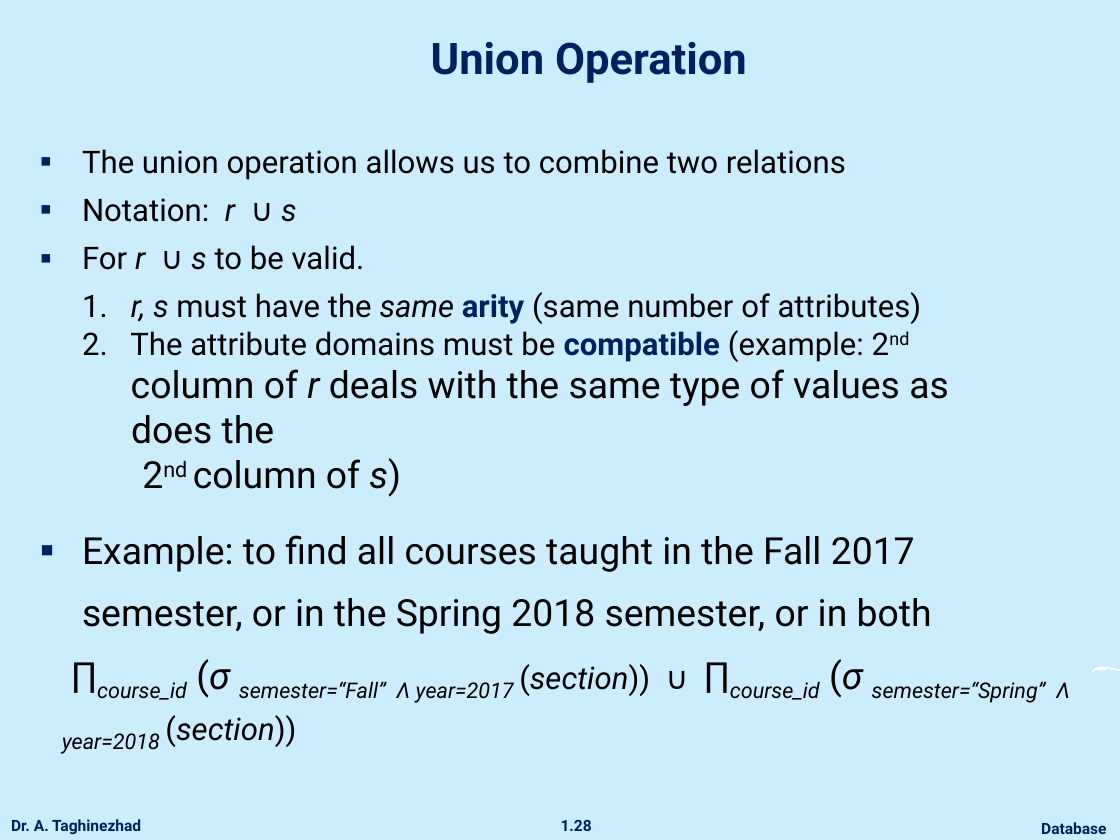
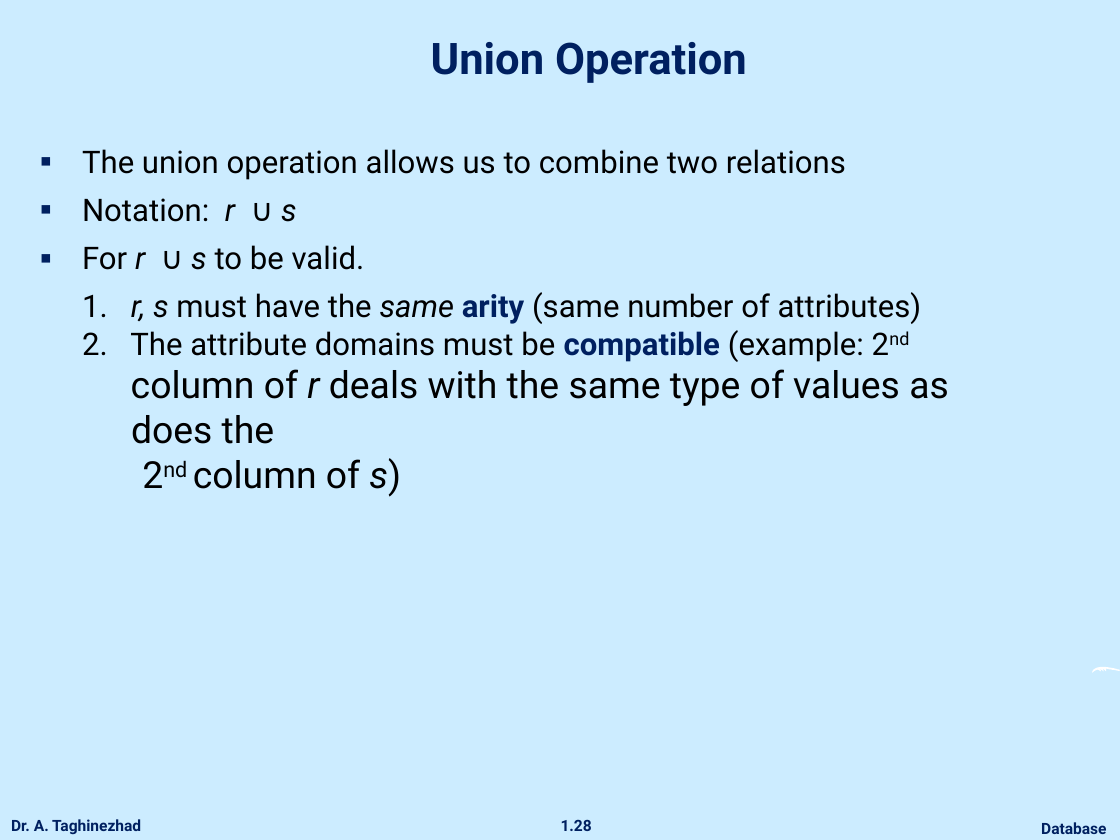
Before and after one commit to ataghinezhad/ataghinezhad.github.io, a slide deck: slide 28 of courses/downloads/temp/Database_Lec2.pptx. Drawn at 1120x840 pixels with LibreOffice and Linux fonts; fonts in the diff are those of the drawing; background and template pictures are left out. Boxes give left, top, right and bottom in pixels: in the first picture for what was removed or moved away, otherwise in the second. Text is boxed around its words. In the diff, an @@ line names an element or a change of style, - is before the commit and + after.

```diff
--- a/courses/downloads/temp/Database_Lec2.pptx
+++ b/courses/downloads/temp/Database_Lec2.pptx
@@ text at box(82, 535, 932, 634): paragraph removed @@
-▪ Example: to find all courses taught in the Fall 2017 semester, or in the Spring 2018 semester, or in both
@@ text removed at box(62, 659, 1070, 754) @@
-∏course_id (σ semester=“Fall” Λ year=2017 (section)) ∪ ∏course_id (σ semester=“Spring” Λ year=2018 (section))
```
Also in this commit, not shown: 16 other slides changed, 2 slides added, 1 slide removed.
